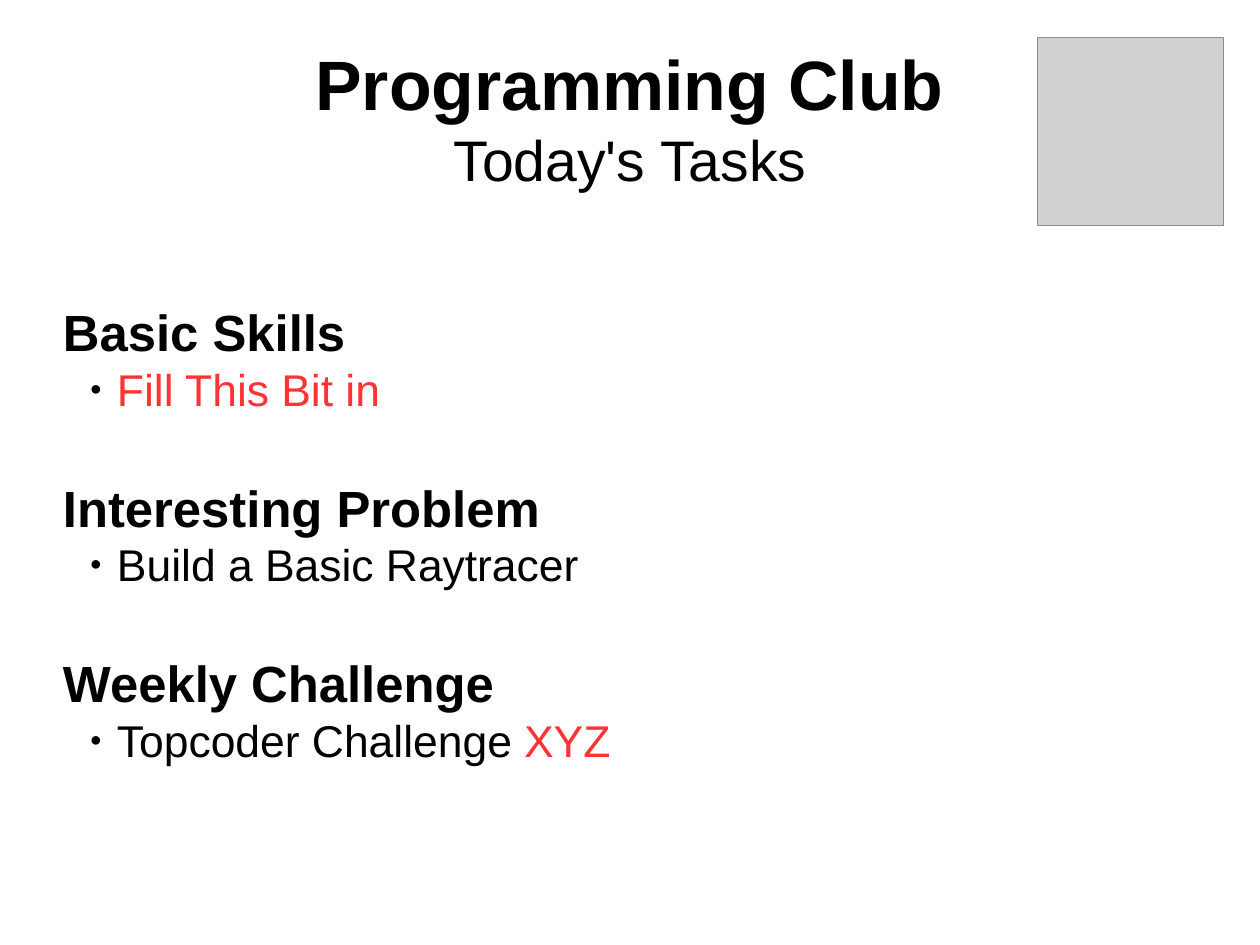
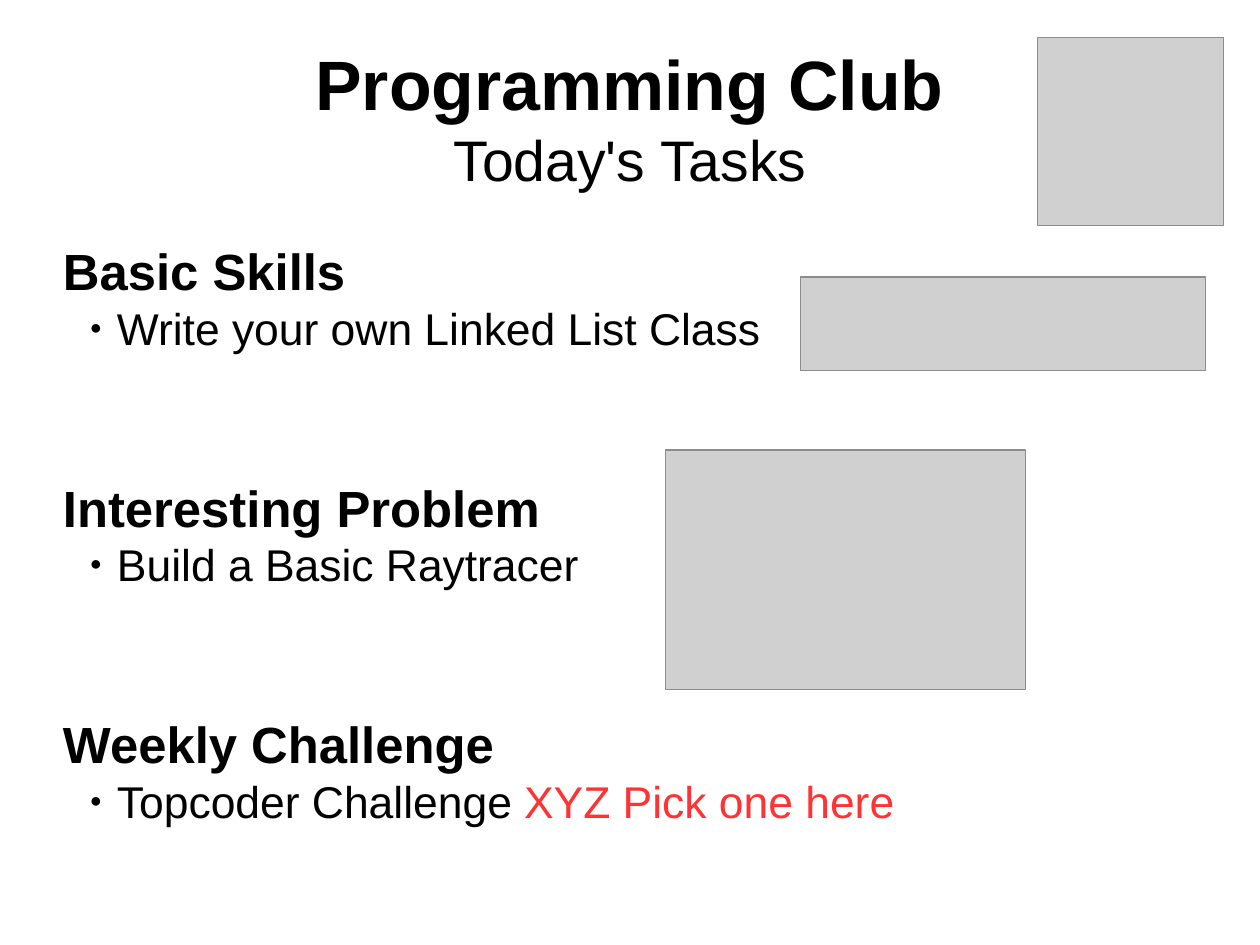
Before and after one commit to vsee/uoe_programmingclub, a slide deck: slide 5 of slides/session001_20160218.odp. Drawn at 1260x945 pixels with LibreOffice and Linux fonts; fonts in the diff are those of the drawing; grey boxes stand for pictures. Boxes give left, top, right and bottom in pixels: in the first picture for what was removed or moved away, otherwise in the second. Text is boxed around its words. In the diff, an @@ line names an element or a change of style, - is before the commit and + after.

Commit message:
tasks and news update

```diff
--- a/slides/session001_20160218.odp
+++ b/slides/session001_20160218.odp
@@ picture added at (x1=802, y1=277, x2=1206, y2=370) @@
@@ subtitle at (x1=117, y1=312, x2=760, y2=354): text changed; text colour #FF3333 to #000000 @@
-  ● Fill This Bit in
+  ● Write your own Linked List Class
@@ picture added at (x1=667, y1=450, x2=1027, y2=689) @@
@@ subtitle at (x1=117, y1=785, x2=894, y2=827): text changed @@
-  ● Topcoder Challenge XYZ
+  ● Topcoder Challenge XYZ Pick one here
```
Also in this commit, not shown: 1 other slide changed.
